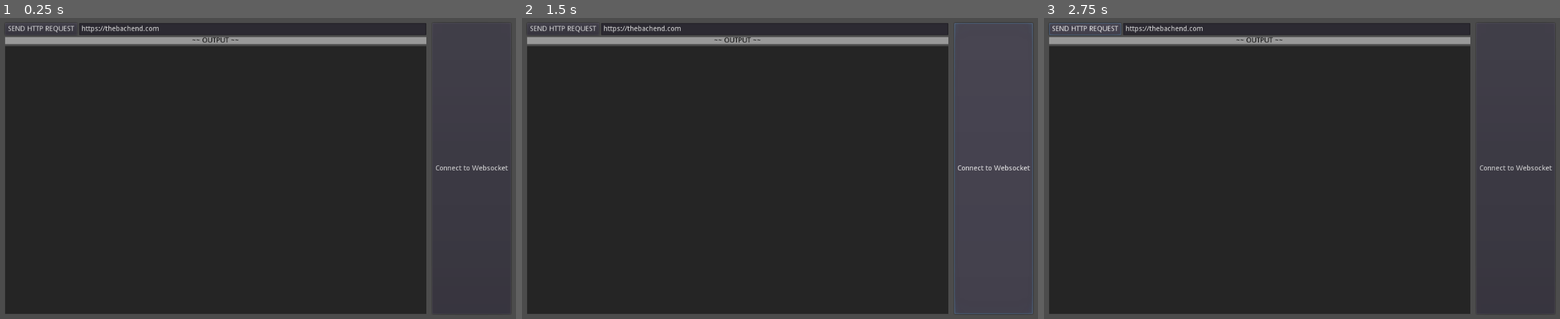
Above: before the commit, frames 1-3 (left to right).
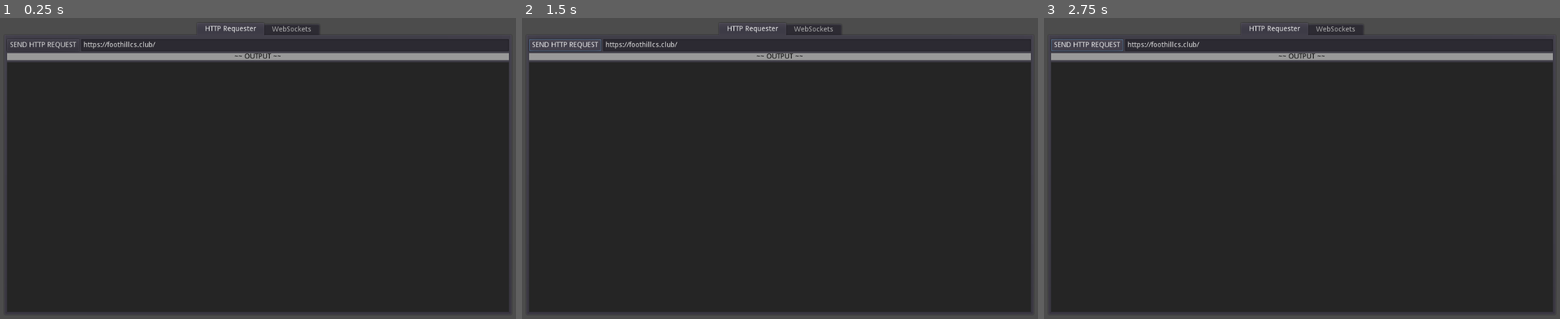
Above: after the commit, the same moments.

Repository: tilegame/godot-client
Game: Godot game, scene res://root.tscn
Two runs of this game, one before a commit and one after it. Both use one fixed random seed, a clock stepped at 60 frames per second and the inputs below.
Inputs:
- Up to frame 1 (0.25 s): no input
- Up to frame 2 (1.5 s): click "SEND HTTP REQUEST" at 0.5 s; click "Connect to Websocket" (after the commit: "SEND HTTP REQUEST") at 1.25 s
- Up to frame 3 (2.75 s): click "SEND HTTP REQUEST" at 2 s

The runs differ from the first frame. In frame 1, 22% of the frame differs, in the area x 1-100%, y 1-99%; in frame 2, 23%; in frame 3, 22%.

Commit message:
added a tab interface between http/websocket sections

Diff:
--- a/src/root.tscn
+++ b/src/root.tscn
@@ -11,7 +11,7 @@
 
 [node name="CanvasLayer" type="CanvasLayer" parent="."]
 
-[node name="VSplitContainer" type="HSplitContainer" parent="CanvasLayer"]
+[node name="TabContainer" type="TabContainer" parent="CanvasLayer"]
 anchor_right = 1.0
 anchor_bottom = 1.0
 margin_left = 10.0
@@ -22,32 +22,35 @@
 "_edit_use_anchors_": false
 }
 
-[node name="ContainerHTTP" type="MarginContainer" parent="CanvasLayer/VSplitContainer"]
-margin_right = 836.0
-margin_bottom = 580.0
-size_flags_horizontal = 3
+[node name="HTTP Requester" type="MarginContainer" parent="CanvasLayer/TabContainer"]
+anchor_right = 1.0
+anchor_bottom = 1.0
+margin_left = 4.0
+margin_top = 32.0
+margin_right = -4.0
+margin_bottom = -4.0
 __meta__ = {
 "_edit_group_": true,
 "_edit_use_anchors_": false
 }
 
-[node name="HTTPRequest" type="HTTPRequest" parent="CanvasLayer/VSplitContainer/ContainerHTTP"]
+[node name="HTTPRequest" type="HTTPRequest" parent="CanvasLayer/TabContainer/HTTP Requester"]
 script = ExtResource( 2 )
 urlLineEdit = NodePath("../VSplitContainer/HBoxContainer/LineEdit")
 outputRichTextLabel = NodePath("../VSplitContainer/RichTextLabel")
 
-[node name="VSplitContainer" type="VBoxContainer" parent="CanvasLayer/VSplitContainer/ContainerHTTP"]
-margin_right = 836.0
-margin_bottom = 580.0
+[node name="VSplitContainer" type="VBoxContainer" parent="CanvasLayer/TabContainer/HTTP Requester"]
+margin_right = 996.0
+margin_bottom = 544.0
 
-[node name="HBoxContainer" type="HBoxContainer" parent="CanvasLayer/VSplitContainer/ContainerHTTP/VSplitContainer"]
-margin_right = 836.0
+[node name="HBoxContainer" type="HBoxContainer" parent="CanvasLayer/TabContainer/HTTP Requester/VSplitContainer"]
+margin_right = 996.0
 margin_bottom = 24.0
 __meta__ = {
 "_edit_use_anchors_": false
 }
 
-[node name="Button" type="Button" parent="CanvasLayer/VSplitContainer/ContainerHTTP/VSplitContainer/HBoxContainer"]
+[node name="Button" type="Button" parent="CanvasLayer/TabContainer/HTTP Requester/VSplitContainer/HBoxContainer"]
 margin_right = 143.0
 margin_bottom = 24.0
 text = "SEND HTTP REQUEST"
@@ -55,21 +58,21 @@
 "_edit_use_anchors_": false
 }
 
-[node name="LineEdit" type="LineEdit" parent="CanvasLayer/VSplitContainer/ContainerHTTP/VSplitContainer/HBoxContainer"]
+[node name="LineEdit" type="LineEdit" parent="CanvasLayer/TabContainer/HTTP Requester/VSplitContainer/HBoxContainer"]
 margin_left = 147.0
-margin_right = 836.0
+margin_right = 996.0
 margin_bottom = 24.0
 grow_horizontal = 2
 size_flags_horizontal = 3
-text = "https://thebachend.com"
+text = "https://foothillcs.club/"
 align = 3
 __meta__ = {
 "_edit_use_anchors_": false
 }
 
-[node name="Label" type="Label" parent="CanvasLayer/VSplitContainer/ContainerHTTP/VSplitContainer"]
+[node name="Label" type="Label" parent="CanvasLayer/TabContainer/HTTP Requester/VSplitContainer"]
 margin_top = 28.0
-margin_right = 836.0
+margin_right = 996.0
 margin_bottom = 42.0
 custom_styles/normal = SubResource( 1 )
 custom_colors/font_color = Color( 0, 0, 0, 1 )
@@ -80,10 +83,10 @@
 "_edit_use_anchors_": false
 }
 
-[node name="RichTextLabel" type="RichTextLabel" parent="CanvasLayer/VSplitContainer/ContainerHTTP/VSplitContainer"]
+[node name="RichTextLabel" type="RichTextLabel" parent="CanvasLayer/TabContainer/HTTP Requester/VSplitContainer"]
 margin_top = 46.0
-margin_right = 836.0
-margin_bottom = 580.0
+margin_right = 996.0
+margin_bottom = 544.0
 focus_mode = 2
 size_flags_vertical = 3
 custom_styles/normal = SubResource( 2 )
@@ -92,18 +95,22 @@
 "_edit_use_anchors_": false
 }
 
-[node name="ContainerWS" type="MarginContainer" parent="CanvasLayer/VSplitContainer"]
-margin_left = 848.0
-margin_right = 1004.0
-margin_bottom = 580.0
+[node name="WebSockets" type="MarginContainer" parent="CanvasLayer/TabContainer"]
+visible = false
+anchor_right = 1.0
+anchor_bottom = 1.0
+margin_left = 4.0
+margin_top = 32.0
+margin_right = -4.0
+margin_bottom = -4.0
 __meta__ = {
 "_edit_group_": true,
 "_edit_use_anchors_": false
 }
 
-[node name="Button" type="Button" parent="CanvasLayer/VSplitContainer/ContainerWS"]
-margin_right = 156.0
-margin_bottom = 580.0
+[node name="Button" type="Button" parent="CanvasLayer/TabContainer/WebSockets"]
+margin_right = 996.0
+margin_bottom = 544.0
 text = "Connect to Websocket"
-[connection signal="request_completed" from="CanvasLayer/VSplitContainer/ContainerHTTP/HTTPRequest" to="CanvasLayer/VSplitContainer/ContainerHTTP/HTTPRequest" method="_on_HTTPRequest_request_completed"]
-[connection signal="pressed" from="CanvasLayer/VSplitContainer/ContainerHTTP/VSplitContainer/HBoxContainer/Button" to="CanvasLayer/VSplitContainer/ContainerHTTP/HTTPRequest" method="_on_Button_pressed"]
+[connection signal="request_completed" from="CanvasLayer/TabContainer/HTTP Requester/HTTPRequest" to="CanvasLayer/TabContainer/HTTP Requester/HTTPRequest" method="_on_HTTPRequest_request_completed"]
+[connection signal="pressed" from="CanvasLayer/TabContainer/HTTP Requester/VSplitContainer/HBoxContainer/Button" to="CanvasLayer/TabContainer/HTTP Requester/HTTPRequest" method="_on_Button_pressed"]
Not shown, changed: web/index.js
Not shown, changed: web/index.pck
Not shown, changed: web/index.wasm
